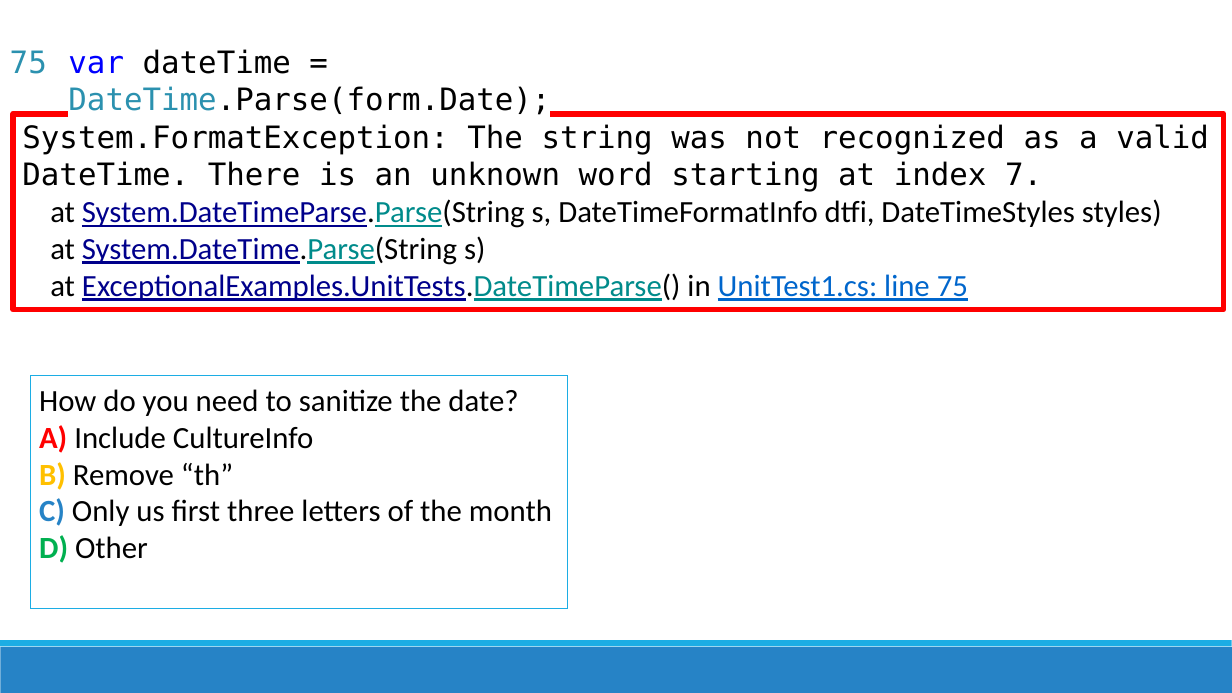
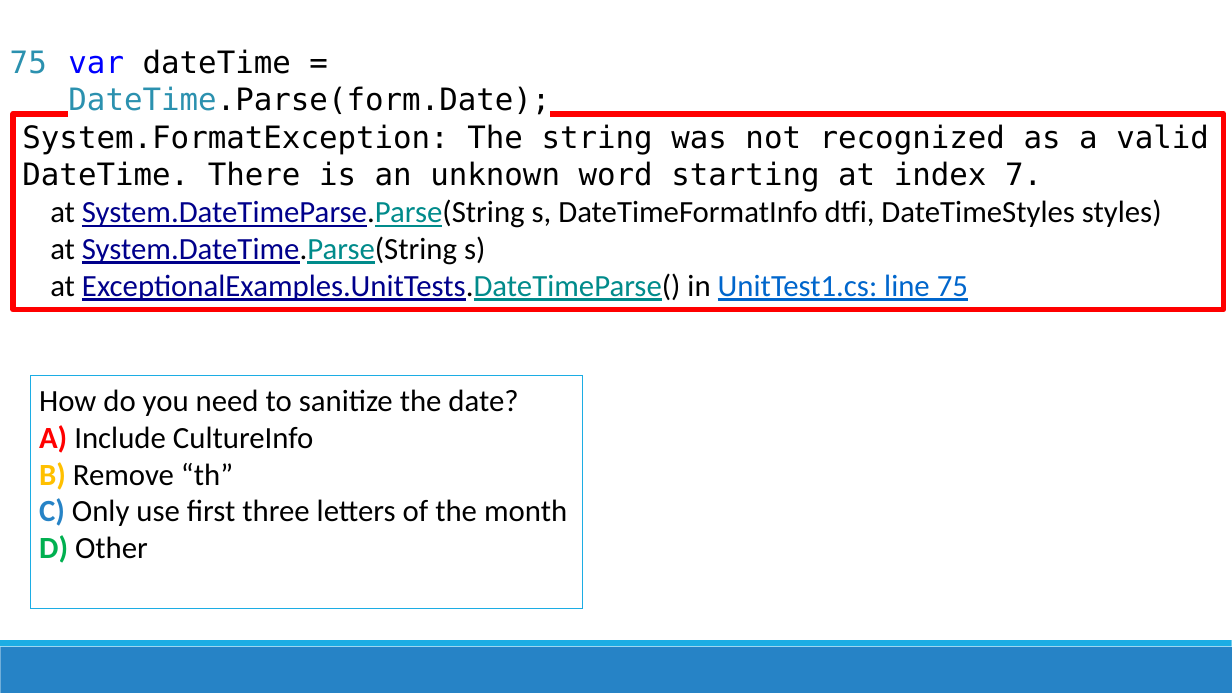
Before and after one commit to jamesrcounts/ExceptionalTalk, a slide deck: slide 20 of Exceptional Exceptions.pptx. Drawn at 1232x693 pixels with LibreOffice and Linux fonts; fonts in the diff are those of the drawing. Boxes give left, top, right and bottom in pixels: in the first picture for what was removed or moved away, otherwise in the second. Text is boxed around its words. In the diff, an @@ line names an element or a change of style, - is before the commit and + after.

Commit message:
Edits

```diff
--- a/Exceptional Exceptions.pptx
+++ b/Exceptional Exceptions.pptx
@@ rectangle "How do you need to ...": place and size @@
-rectangle "How do you need to ..." at (30,376,567,609)
+rectangle "How do you need to ..." at (30,376,582,609)
@@ text in rectangle at (39,498,567,526): text changed @@
-C) Only us first three letters of the month
+C) Only use first three letters of the month
```
Also in this commit, not shown: 2 other slides changed, 1 slide added.
